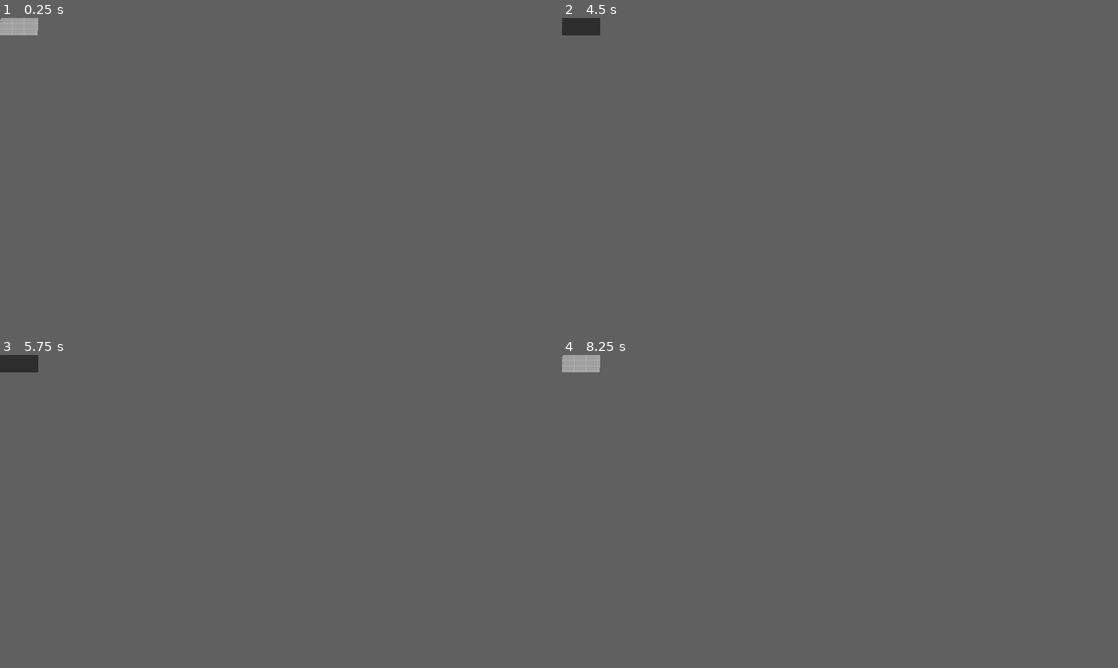
Above: before the commit, frames 1-4 (two rows, left to right).
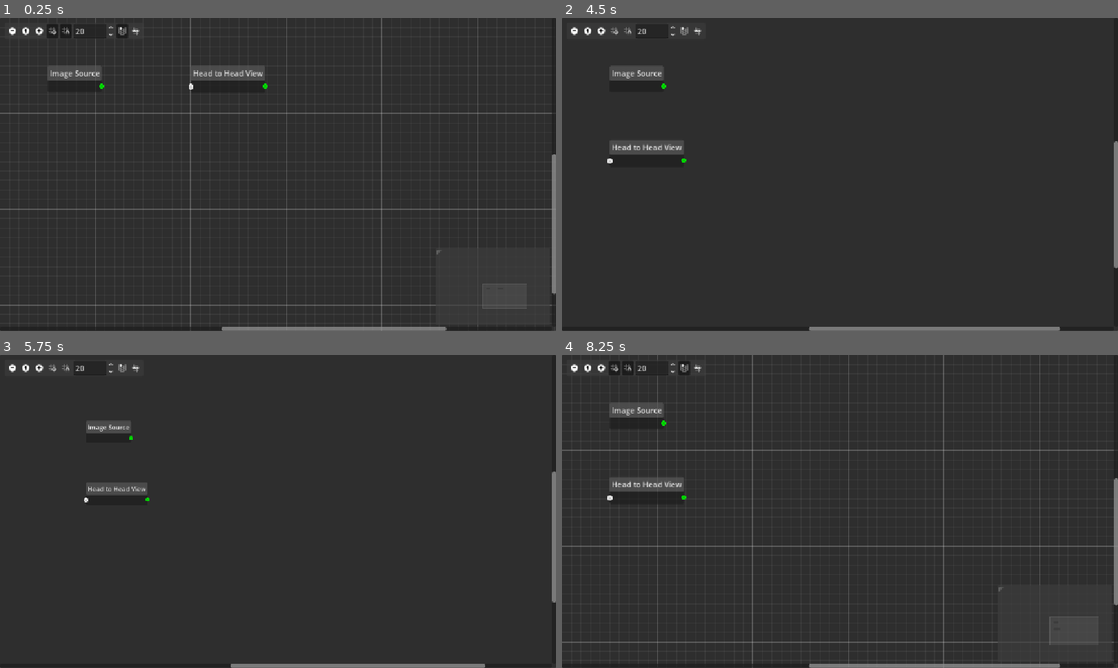
Above: after the commit, the same moments.

Repository: Digital-Decade/ARCHA
Game: Godot game, scene res://Host.tscn
Same seed, same stepped clock (60 frames per second), same inputs: the game is played once before the commit and once after it.
Inputs (mouse positions are in pixels of both pictures, inside the frame that each line leads up to; where the layout moved, square brackets give the same spot in the first picture):
- Up to frame 1 (0.25 s): no input
- Up to frame 2 (4.5 s): click (562, 18) at 0.5 s; click (562, 18) at 1.25 s; click (567, 18) [562, 18] at 2 s; click (567, 18) [562, 18] at 2.75 s; click (573, 18) [562, 18] at 3.5 s; click (573, 18) [562, 18] at 4.25 s
- Up to frame 3 (5.75 s): click (0, 355) at 5 s
- Up to frame 4 (8.25 s): click (562, 355) at 5.75 s; click (567, 355) [562, 355] at 6.5 s; click (567, 355) [562, 355] at 7.25 s; click (573, 355) [562, 355] at 8 s
In our replay, the window is 55x25 before the commit and 800x450 after it. These sizes can differ from the game's own. Grey fills any space a smaller window leaves; there, only what the larger window draws over its background counts as a difference.

The runs differ from the first frame. In frame 1, 4.8% of the frame differs, in the area x 0-100%, y 0-100%; in frame 2, 2.2%; in frame 3, 1.8%; in frame 4, 4.8%.

Commit message:
Phone Git merge issue

Diff:
--- /dev/null
+++ b/Core systems/Engine hooks.gd
@@ -0,0 +1,10 @@
+extends RefCounted
+class_name Hooks
+
+func set_content_scale(
+	host:Node,
+	scalar:float = 1.0,
+	) -> void:
+
+	var window = host.get_window()
+	window.content_scale_factor = scalar
--- a/Core systems/Logic node.gd
+++ b/Core systems/Logic node.gd
@@ -10,10 +10,10 @@
 	# Pass the trace metadata onward so the orchestrator can track the lifecycle
 	emit_output(0, result, trace_id, hop_count)
 
-func execute(port, value):
+func execute(_port, _value):
 	pass
 
-func emit_output(port: int, value: Variant, trace_id: String, hop_count: int) -> void:
+func emit_output(port: int, value: Variant, trace_id: String,_hop_count: int) -> void:
 	var packet = Packet.new()
 	packet.sender_id = node_id
 	packet.output_port = port
--- a/Core systems/Orchestrator.gd
+++ b/Core systems/Orchestrator.gd
@@ -4,8 +4,8 @@
 var routing_table: Dictionary = {}
 
 func dispatch(packet: Packet) -> void:
-	var target_id
-	var target_port
+	var target_id = 0
+	var target_port = 0
 	_deliver_locally(target_id, target_port, packet)
 
 func _deliver_locally(target_id: String, target_port: int, packet: Packet) -> void:
--- a/Core systems/Perceptual scaling.gd
+++ b/Core systems/Perceptual scaling.gd
@@ -5,12 +5,14 @@
 const BASELINE_DISTANCE_CM: float = 60.0 # Typical desktop monitor distance
 
 func _ready() -> void:
-	adjust_perceptual_scale()
+	calculate_perceptual_scale()
 
-func adjust_perceptual_scale() -> void:
-	# 1. Gather hardware realities
+func calculate_perceptual_scale() -> void:
+	print("--- Calculating perceptual scale ---")
+
 	var raw_dpi: float = DisplayServer.screen_get_dpi()
 	var current_os = OS.get_name()
+	print("OS: ", current_os, " | Display DPI: ", raw_dpi)
 
 	# Fallback guardrail: If a desktop driver reports 0 DPI, default to standard desktop density
 	if raw_dpi <= 0:
@@ -38,10 +40,7 @@
 	final_perceptual_scale = clamp(final_perceptual_scale, 0.75, 4.0)
 
 	# Apply directly to Godot's vector canvas engine
-	get_window().content_scale_factor = final_perceptual_scale
+	Hooks.new().set_content_scale(self, final_perceptual_scale)
 
-	# Debug tracking log
-	print("--- Perceptual Scale Calculated ---")
-	print("Device Detected: ", current_os, " | Hardware DPI: ", raw_dpi)
 	print("Estimated Distance: ", estimated_distance_cm, "cm")
 	print("Applied Window Scale Factor: ", final_perceptual_scale)
--- a/project.godot
+++ b/project.godot
@@ -22,9 +22,8 @@
 
 [display]
 
-window/size/viewport_width=11520
 window/stretch/mode="canvas_items"
-window/stretch/aspect="ignore"
+window/stretch/aspect="expand"
 window/handheld/orientation=6
 
 [physics]
Not shown, added: Core systems/Engine hooks.gd.uid
Not shown, changed: .nomedia
